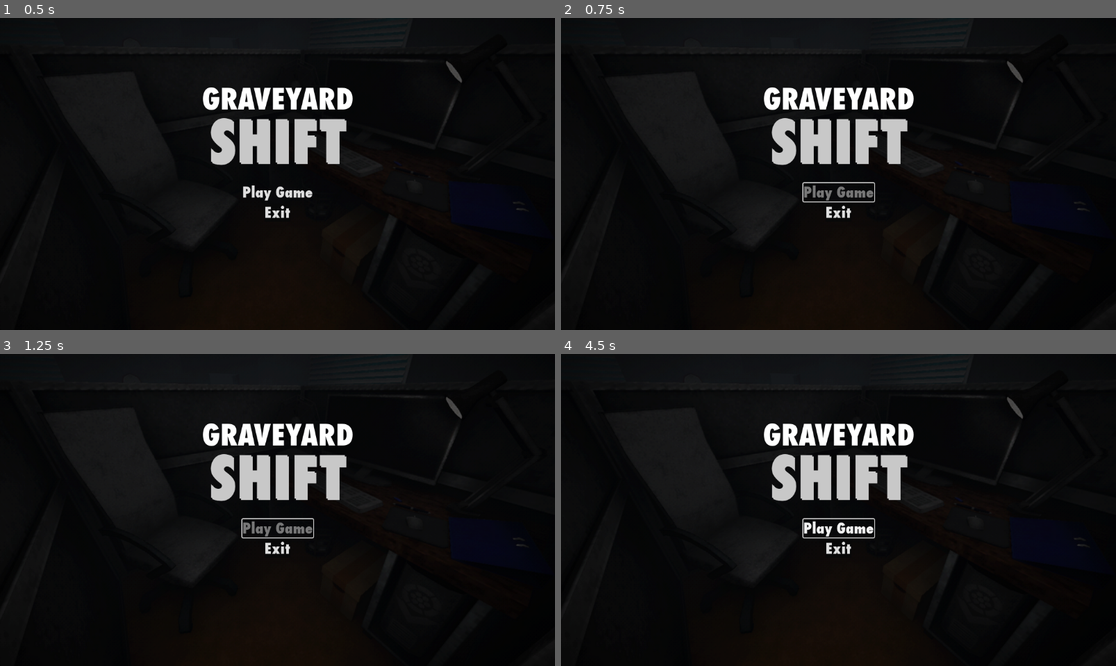
Above: before the commit, frames 1-4 (two rows, left to right).
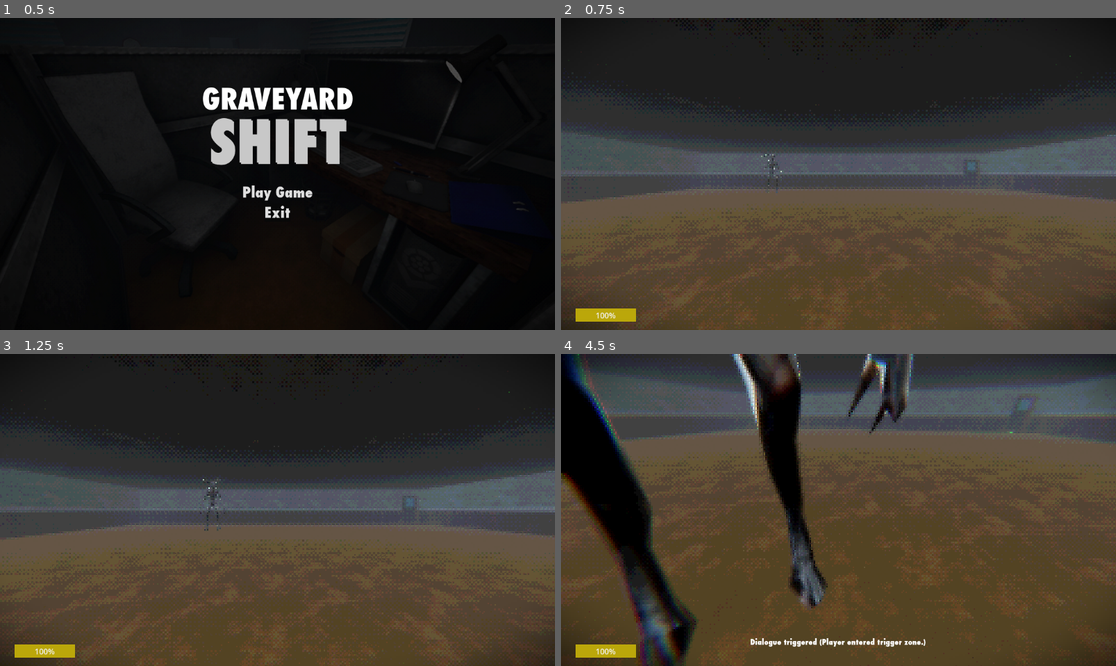
Above: after the commit, the same moments.

Repository: MagicBattle/Graveyard-Shift
Game: Godot game, scene res://scenes/menu_screen.tscn
Two runs of this game, one before a commit and one after it. Both use one fixed random seed, a clock stepped at 60 frames per second and the inputs below.
Inputs (mouse positions are in pixels of both pictures, inside the frame that each line leads up to):
- Up to frame 1 (0.5 s): no input
- Up to frame 2 (0.75 s): click "Play Game" at 0.5 s
- Up to frame 3 (1.25 s): no input
- Up to frame 4 (4.5 s): click (838, 528) at 1.25 s, where only the run before the commit has a clickable "Play Game"; move the mouse to (960, 494) at 2.02 s; hold D (right) 2.03-2.78 s; tap C (crouch) at 2.1, 4.35 s; tap Space (jump) at 2.27, 3.02 s; move the mouse to (727, 525) at 2.77 s; hold S (back) 2.78-3.53 s; tap Shift (sprint) at 2.85 s; move the mouse to (894, 441) at 3.52 s; hold D (right) 3.53-4.28 s; hold Ctrl (walking) 3.53-4.28 s; move the mouse to (810, 572) at 4.27 s; hold W (forward) from 4.28 s (still down)

Frame 1 is identical in both runs. In frame 2, 73% of the frame differs, in the area x 0-100%, y 9-100%; in frame 3, 73%; in frame 4, 91%, in the area x 0-100%, y 0-100%.

Commit message:
Fixed Main Scene
There were duplicate lines in main scene that I forgot to get rid of.

Diff:
--- a/-graveyard-shift/scenes/main.tscn
+++ b/-graveyard-shift/scenes/main.tscn
@@ -6,7 +6,6 @@
 [ext_resource type="AudioStream" uid="uid://cbol78yex8hpv" path="res://assets/PSX Horror Audio Pack/Ambients/Heart_Of_Darkness.wav" id="2_a8y0u"]
 [ext_resource type="PackedScene" uid="uid://b6jrpdi2p5xjq" path="res://scenes/monster.tscn" id="2_choun"]
 [ext_resource type="AudioStream" uid="uid://bk6ughg3aoof0" path="res://assets/PSX Horror Audio Pack/Ambients/Felt_Static.wav" id="3_jkv2x"]
-[ext_resource type="PackedScene" path="res://scenes/monster.tscn" id="2_choun"]
 [ext_resource type="Script" uid="uid://kghgdibhw1b7" path="res://scripts/player_screen.gd" id="5_a8y0u"]
 [ext_resource type="Script" uid="uid://cif21r86pgivb" path="res://scripts/pause_menu.gd" id="5_eb6dy"]
 [ext_resource type="FontFile" uid="uid://dudd4xo8dd7m4" path="res://misc/Futura Condensed Extra Bold.otf" id="5_ya4ey"]
@@ -17,13 +16,12 @@
 [ext_resource type="PackedScene" uid="uid://ds8rupv7l5pq6" path="res://scenes/floor.tscn" id="8_tipki"]
 [ext_resource type="PackedScene" uid="uid://c82yjsvnh5mxv" path="res://scenes/desk.tscn" id="9_85g3d"]
 [ext_resource type="PackedScene" uid="uid://b4xrlvm7tfw4o" path="res://scenes/walls.tscn" id="10_ya4ey"]
+[ext_resource type="Script" uid="uid://cnojk1i2ct285" path="res://scripts/trigger_zone.gd" id="15_jkv2x"]
 
 [sub_resource type="AudioStreamPlaylist" id="AudioStreamPlaylist_jbj1t"]
 stream_count = 2
 stream_0 = ExtResource("2_a8y0u")
 stream_1 = ExtResource("3_jkv2x")
-[ext_resource type="PackedScene" path="res://scenes/walls.tscn" id="10_ya4ey"]
-[ext_resource type="Script" uid="uid://cnojk1i2ct285" path="res://scripts/trigger_zone.gd" id="15_jkv2x"]
 
 [sub_resource type="ProceduralSkyMaterial" id="ProceduralSkyMaterial_0wfyh"]
 sky_horizon_color = Color(0.66224277, 0.6717428, 0.6867428, 1)
@@ -62,6 +60,21 @@
 [sub_resource type="StyleBoxFlat" id="StyleBoxFlat_ya4ey"]
 bg_color = Color(0.73333335, 0.654902, 0.039215688, 1)
 
+[sub_resource type="Animation" id="Animation_jbj1t"]
+length = 0.001
+tracks/0/type = "value"
+tracks/0/imported = false
+tracks/0/enabled = true
+tracks/0/path = NodePath(".:modulate")
+tracks/0/interp = 1
+tracks/0/loop_wrap = true
+tracks/0/keys = {
+"times": PackedFloat32Array(0),
+"transitions": PackedFloat32Array(1),
+"update": 0,
+"values": [Color(1, 1, 1, 1)]
+}
+
 [sub_resource type="Animation" id="Animation_jkv2x"]
 resource_name = "fade_in"
 tracks/0/type = "value"
@@ -75,21 +88,6 @@
 "transitions": PackedFloat32Array(1, 1),
 "update": 0,
 "values": [Color(1, 1, 1, 0), Color(1, 1, 1, 1)]
-}
-
-[sub_resource type="Animation" id="Animation_jbj1t"]
-length = 0.001
-tracks/0/type = "value"
-tracks/0/imported = false
-tracks/0/enabled = true
-tracks/0/path = NodePath(".:modulate")
-tracks/0/interp = 1
-tracks/0/loop_wrap = true
-tracks/0/keys = {
-"times": PackedFloat32Array(0),
-"transitions": PackedFloat32Array(1),
-"update": 0,
-"values": [Color(1, 1, 1, 1)]
 }
 
 [sub_resource type="Animation" id="Animation_muem4"]
Not shown: 1 places in -graveyard-shift/scenes/main.tscn that only renumber resources
